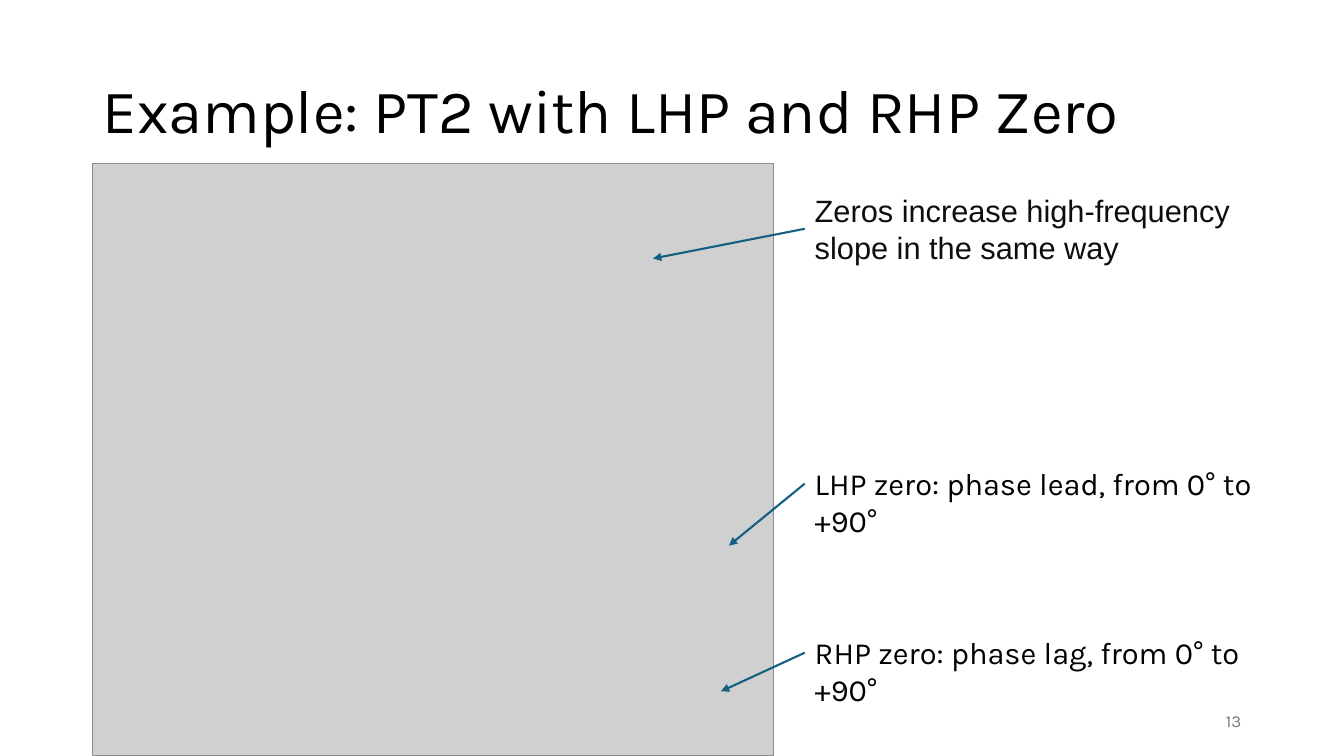
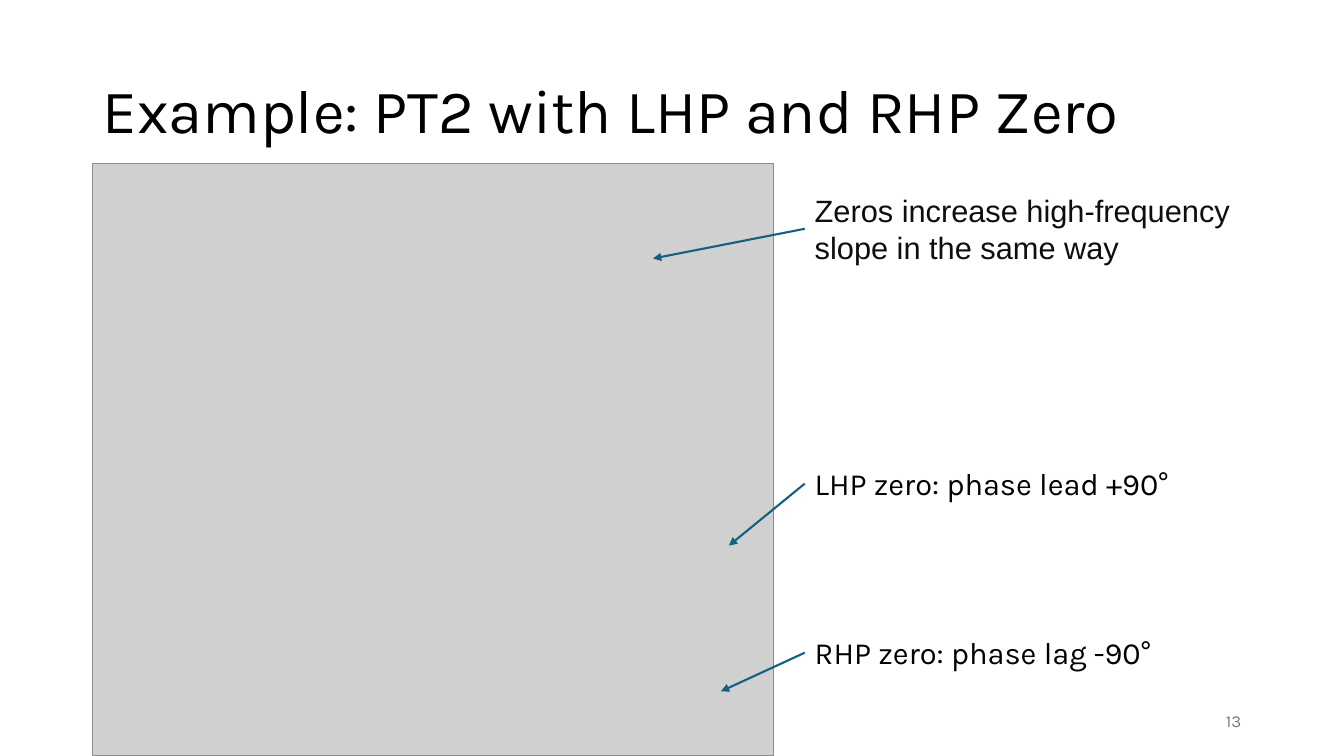
Before and after one commit to FelixWick/control_engineering, a slide deck: slide 13 of slides/4_stability.pptx. Drawn at 1344x756 pixels with LibreOffice and Linux fonts; fonts in the diff are those of the drawing; grey boxes stand for pictures. Boxes give left, top, right and bottom in pixels: in the first picture for what was removed or moved away, otherwise in the second. Text is boxed around its words. In the diff, an @@ line names an element or a change of style, - is before the commit and + after.

```diff
--- a/slides/4_stability.pptx
+++ b/slides/4_stability.pptx
@@ text at (x1=815, y1=472, x2=1169, y2=503): text changed @@
-LHP zero: phase lead, from 0° to +90°
+LHP zero: phase lead +90°
@@ text at (x1=815, y1=641, x2=1151, y2=672): text changed @@
-RHP zero: phase lag, from 0° to +90°
+RHP zero: phase lag -90°
```
Also in this commit, not shown: 1 other file.
